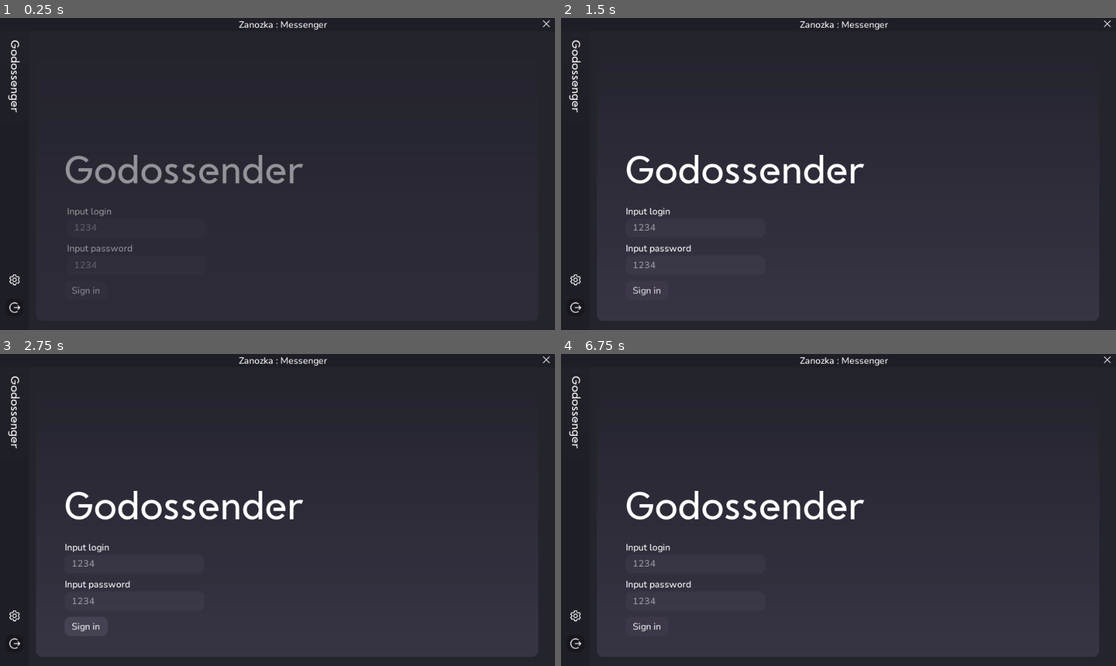
Above: before the commit, frames 1-4 (two rows, left to right).
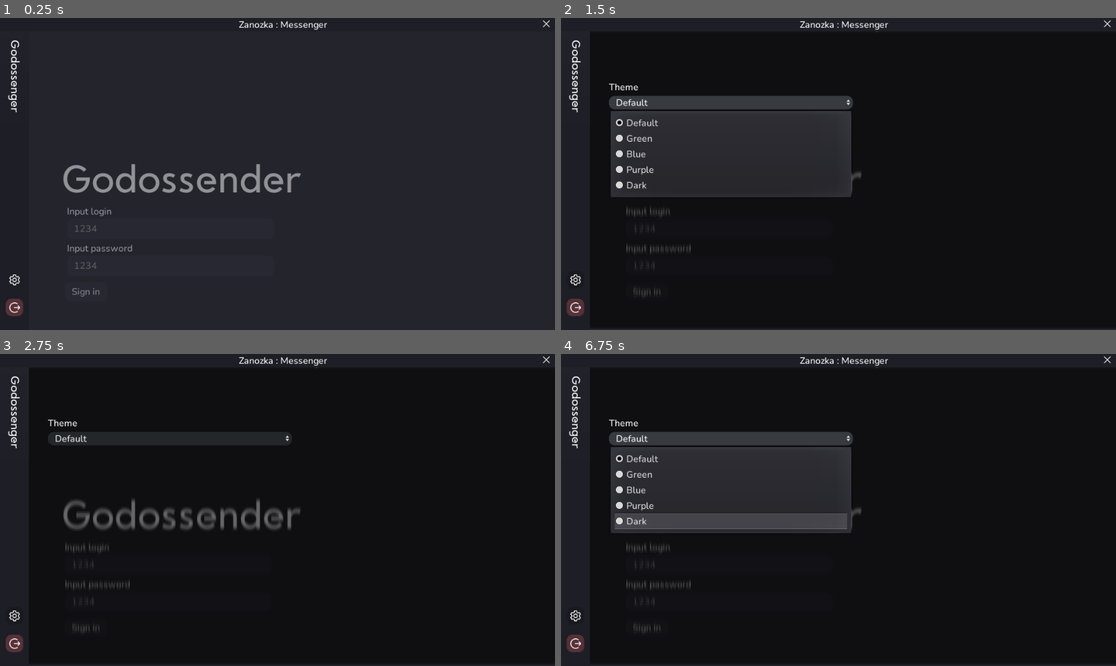
Above: after the commit, the same moments.

Repository: H3XAGON3ST-Games/GDMessenger
Game: Godot game, scene res://scenes/main/Main.tscn
Two runs of this game, one before a commit and one after it. Both use one fixed random seed, a clock stepped at 60 frames per second and the inputs below.
Inputs (mouse positions are in pixels of both pictures, inside the frame that each line leads up to):
- Up to frame 1 (0.25 s): no input
- Up to frame 2 (1.5 s): click (577, 280) at 0.5 s; click (733, 102) at 1.25 s, where only the run after the commit has a clickable "Default"
- Up to frame 3 (2.75 s): click "Sign in" at 2 s
- Up to frame 4 (6.75 s): click "Sign in" at 2.75 s; click (733, 438) at 3.5 s, where only the run after the commit has a clickable "Default"; click "Sign in" at 4.25 s; click (733, 438) at 5 s, where only the run after the commit has a clickable "Default"; tap Enter at 5.75 s; move the mouse to (827, 360) at 5.77 s; click (827, 360) at 5.92 s; tap Space at 6.5 s; move the mouse to (727, 525) at 6.52 s; click (727, 525) at 6.67 s

The runs differ from the first frame. In frame 1, 2.3% of the frame differs, in the area x 1-55%, y 43-96%; in frame 2, 77%; in frame 3, 86%, in the area x 1-100%, y 4-99%; in frame 4, 77%.

Commit message:
update v0.0.3
fix bugs
add shortcut
add settings menu

Diff:
--- a/global/singleton/Global.gd
+++ b/global/singleton/Global.gd
@@ -1,6 +1,19 @@
 extends Node
 
 const version : String = "0.0.2"
+
+var gui
+
+#var gui_ready := false setget set_gui_ready
+#func set_gui_ready(value):
+#	gui_ready = value
+#	gui = get_tree().get_root().get_node_or_null("GUI")
+#	print(gui)
+
+
+
+func _ready():
+	pass
 
 func save_data():
 	print("save data")
--- a/project.godot
+++ b/project.godot
@@ -41,6 +41,14 @@
 
 common/drop_mouse_on_gui_input_disabled=true
 
+[input]
+
+ui_esc={
+"deadzone": 0.5,
+"events": [ Object(InputEventKey,"resource_local_to_scene":false,"resource_name":"","device":0,"alt":false,"shift":false,"control":false,"meta":false,"command":false,"pressed":false,"scancode":0,"physical_scancode":16777217,"unicode":0,"echo":false,"script":null)
+ ]
+}
+
 [physics]
 
 common/enable_pause_aware_picking=true
--- a/scenes/Controls/GUI/GUI.gd
+++ b/scenes/Controls/GUI/GUI.gd
@@ -4,18 +4,33 @@
 onready var friends_menu := $"%friends_menu"
 onready var chat := $"%chat"
 
+onready var options := $options
+
 onready var root_container := $root_container
 onready var main_container := $root_container/main_container
 
 onready var button_logout := $root_container/main_container/functional_menu/back/button_logout
+onready var button_settings := $"%button_settings"
+
+onready var shortcut_esc := InputEventAction.new()
 
 var is_authorized : bool = false
-var is_login_animated : bool = false
-var is_main_animated : bool = false
+
+var is_on_menu : bool = false setget set_menu_state
+func set_menu_state(value):
+	is_on_menu = value
+	if value == true:
+		button_settings.shortcut.shortcut = shortcut_esc
+		return
+	button_settings.shortcut.shortcut = null
 
 func _ready():
 	set_visible_main_gui(false)
+	options.visible = false
 	button_logout.disabled = true
+
+	shortcut_esc.action = "ui_esc"
+
 
 func set_authorize_state(state: bool):
 	is_authorized = state
@@ -26,12 +41,14 @@
 	friends_menu.visible = value
 	chat.visible = value
 
+func set_color(value: Color):
+	$ColorRect.color = value
+
 # После авторизации
 # True для is_authorized и false для disabled у кнопки logout, проигрывание lp_off
 # lp_off - скрытие login_password
 func _on_login_password_authorized():
 	set_authorize_state(true)
-
 	login_password.play_animation("lp_off")
 
 # После проигрывания lp_off, включение видимости main элементов, проигрывание m_on
--- a/scenes/Controls/GUI/GUI.tscn
+++ b/scenes/Controls/GUI/GUI.tscn
@@ -11,9 +11,10 @@
 [ext_resource path="res://scenes/Controls/GUI/GUI.gd" type="Script" id=9]
 [ext_resource path="res://scenes/Controls/GUI/login_password.gd" type="Script" id=10]
 [ext_resource path="res://scenes/Controls/GUI/main_container.gd" type="Script" id=11]
-
-[sub_resource type="StyleBoxFlat" id=5]
-bg_color = Color( 0, 0, 0, 0.231373 )
+[ext_resource path="res://scenes/Controls/GUI/options.gd" type="Script" id=12]
+
+[sub_resource type="StyleBoxFlat" id=35]
+bg_color = Color( 0.878431, 0.372549, 0.372549, 0.290196 )
 corner_radius_top_left = 10
 corner_radius_top_right = 10
 corner_radius_bottom_right = 10
@@ -32,6 +33,14 @@
 
 [sub_resource type="StyleBoxFlat" id=15]
 bg_color = Color( 0.482353, 0.470588, 0.560784, 0.0941176 )
+corner_radius_top_left = 10
+corner_radius_top_right = 10
+corner_radius_bottom_right = 10
+corner_radius_bottom_left = 10
+corner_detail = 4
+
+[sub_resource type="StyleBoxFlat" id=5]
+bg_color = Color( 0.0588235, 0.0588235, 0.0588235, 0.290196 )
 corner_radius_top_left = 10
 corner_radius_top_right = 10
 corner_radius_bottom_right = 10
@@ -49,6 +58,26 @@
 corner_radius_bottom_left = 10
 corner_detail = 4
 
+[sub_resource type="StyleBoxEmpty" id=30]
+
+[sub_resource type="StyleBoxFlat" id=29]
+content_margin_left = 12.0
+bg_color = Color( 0.411765, 0.45098, 0.470588, 0.231373 )
+corner_radius_top_left = 10
+corner_radius_top_right = 10
+corner_radius_bottom_right = 10
+corner_radius_bottom_left = 10
+corner_detail = 3
+
+[sub_resource type="StyleBoxFlat" id=31]
+content_margin_left = 12.0
+bg_color = Color( 0.411765, 0.45098, 0.470588, 0.447059 )
+corner_radius_top_left = 10
+corner_radius_top_right = 10
+corner_radius_bottom_right = 10
+corner_radius_bottom_left = 10
+corner_detail = 3
+
 [sub_resource type="StyleBoxFlat" id=8]
 bg_color = Color( 0, 0, 0, 0.152941 )
 border_width_top = 190
@@ -61,13 +90,17 @@
 
 [sub_resource type="Theme" id=1]
 default_font = SubResource( 2 )
-Button/styles/disabled = SubResource( 5 )
+Button/styles/disabled = SubResource( 35 )
 Button/styles/focus = SubResource( 7 )
 Button/styles/hover = SubResource( 4 )
 Button/styles/normal = SubResource( 15 )
 Button/styles/pressed = SubResource( 5 )
 LineEdit/styles/focus = SubResource( 25 )
 LineEdit/styles/normal = SubResource( 24 )
+OptionButton/styles/focus = SubResource( 30 )
+OptionButton/styles/hover = SubResource( 29 )
+OptionButton/styles/normal = SubResource( 29 )
+OptionButton/styles/pressed = SubResource( 31 )
 Panel/styles/panel = SubResource( 8 )
 
 [sub_resource type="StyleBoxFlat" id=13]
@@ -194,6 +227,18 @@
 "update": 0,
 "values": [ Vector2( 0, 26 ) ]
 }
+tracks/11/type = "value"
+tracks/11/path = NodePath("name:rect_position")
+tracks/11/interp = 1
+tracks/11/loop_wrap = true
+tracks/11/imported = false
+tracks/11/enabled = true
+tracks/11/keys = {
+"times": PoolRealArray( 0 ),
+"transitions": PoolRealArray( 1 ),
+"update": 0,
+"values": [ Vector2( 107, 215 ) ]
+}
 
 [sub_resource type="Animation" id=18]
 resource_name = "lp_off"
@@ -618,6 +663,11 @@
 
 [sub_resource type="StyleBoxEmpty" id=9]
 
+[sub_resource type="InputEventAction" id=38]
+
+[sub_resource type="ShortCut" id=37]
+shortcut = SubResource( 38 )
+
 [sub_resource type="DynamicFont" id=14]
 size = 20
 use_filter = true
@@ -631,6 +681,234 @@
 corner_radius_bottom_left = 10
 corner_detail = 4
 
+[sub_resource type="Animation" id=32]
+length = 0.001
+tracks/0/type = "bezier"
+tracks/0/path = NodePath(".:modulate:r")
+tracks/0/interp = 1
+tracks/0/loop_wrap = true
+tracks/0/imported = false
+tracks/0/enabled = true
+tracks/0/keys = {
+"points": PoolRealArray( 1, -0.25, 0, 0.25, 0 ),
+"times": PoolRealArray( 0 )
+}
+tracks/1/type = "bezier"
+tracks/1/path = NodePath(".:modulate:g")
+tracks/1/interp = 1
+tracks/1/loop_wrap = true
+tracks/1/imported = false
+tracks/1/enabled = true
+tracks/1/keys = {
+"points": PoolRealArray( 1, -0.25, 0, 0.25, 0 ),
+"times": PoolRealArray( 0 )
+}
+tracks/2/type = "bezier"
+tracks/2/path = NodePath(".:modulate:b")
+tracks/2/interp = 1
+tracks/2/loop_wrap = true
+tracks/2/imported = false
+tracks/2/enabled = true
+tracks/2/keys = {
+"points": PoolRealArray( 1, -0.25, 0, 0.25, 0 ),
+"times": PoolRealArray( 0 )
+}
+tracks/3/type = "bezier"
+tracks/3/path = NodePath(".:modulate:a")
+tracks/3/interp = 1
+tracks/3/loop_wrap = true
+tracks/3/imported = false
+tracks/3/enabled = true
+tracks/3/keys = {
+"points": PoolRealArray( 1, -0.25, 0, 0.25, 0 ),
+"times": PoolRealArray( 0 )
+}
+tracks/4/type = "value"
+tracks/4/path = NodePath("../root_container/main_container/functional_menu/back/button_settings:disabled")
+tracks/4/interp = 1
+tracks/4/loop_wrap = true
+tracks/4/imported = false
+tracks/4/enabled = true
+tracks/4/keys = {
+"times": PoolRealArray( 0 ),
+"transitions": PoolRealArray( 1 ),
+"update": 0,
+"values": [ false ]
+}
+tracks/5/type = "value"
+tracks/5/path = NodePath(".:visible")
+tracks/5/interp = 1
+tracks/5/loop_wrap = true
+tracks/5/imported = false
+tracks/5/enabled = true
+tracks/5/keys = {
+"times": PoolRealArray( 0 ),
+"transitions": PoolRealArray( 1 ),
+"update": 0,
+"values": [ true ]
+}
+
+[sub_resource type="Animation" id=33]
+resource_name = "off"
+tracks/0/type = "bezier"
+tracks/0/path = NodePath(".:modulate:r")
+tracks/0/interp = 1
+tracks/0/loop_wrap = true
+tracks/0/imported = false
+tracks/0/enabled = true
+tracks/0/keys = {
+"points": PoolRealArray( 1, -0.25, 0, 0.25, 0, 1, -0.25, 0, 0.25, 0 ),
+"times": PoolRealArray( 0, 1 )
+}
+tracks/1/type = "bezier"
+tracks/1/path = NodePath(".:modulate:g")
+tracks/1/interp = 1
+tracks/1/loop_wrap = true
+tracks/1/imported = false
+tracks/1/enabled = true
+tracks/1/keys = {
+"points": PoolRealArray( 1, -0.25, 0, 0.25, 0, 1, -0.25, 0, 0.25, 0 ),
+"times": PoolRealArray( 0, 1 )
+}
+tracks/2/type = "bezier"
+tracks/2/path = NodePath(".:modulate:b")
+tracks/2/interp = 1
+tracks/2/loop_wrap = true
+tracks/2/imported = false
+tracks/2/enabled = true
+tracks/2/keys = {
+"points": PoolRealArray( 1, -0.25, 0, 0.25, 0, 1, -0.25, 0, 0.25, 0 ),
+"times": PoolRealArray( 0, 1 )
+}
+tracks/3/type = "bezier"
+tracks/3/path = NodePath(".:modulate:a")
+tracks/3/interp = 1
+tracks/3/loop_wrap = true
+tracks/3/imported = false
+tracks/3/enabled = true
+tracks/3/keys = {
+"points": PoolRealArray( 1, -0.25, 0, 0.25, 0, 0, -1, 0, 0.25, 0 ),
+"times": PoolRealArray( 0, 1 )
+}
+tracks/4/type = "value"
+tracks/4/path = NodePath("../root_container/main_container/functional_menu/back/button_settings:disabled")
+tracks/4/interp = 1
+tracks/4/loop_wrap = true
+tracks/4/imported = false
+tracks/4/enabled = true
+tracks/4/keys = {
+"times": PoolRealArray( 0, 1 ),
+"transitions": PoolRealArray( 1, 1 ),
+"update": 1,
+"values": [ true, false ]
+}
+tracks/5/type = "value"
+tracks/5/path = NodePath(".:visible")
+tracks/5/interp = 1
+tracks/5/loop_wrap = true
+tracks/5/imported = false
+tracks/5/enabled = true
+tracks/5/keys = {
+"times": PoolRealArray( 0, 1 ),
+"transitions": PoolRealArray( 1, 1 ),
+"update": 1,
+"values": [ true, false ]
+}
+
+[sub_resource type="Animation" id=34]
+resource_name = "on"
+tracks/0/type = "value"
+tracks/0/path = NodePath("../root_container/main_container/functional_menu/back/button_settings:disabled")
+tracks/0/interp = 1
+tracks/0/loop_wrap = true
+tracks/0/imported = false
+tracks/0/enabled = true
+tracks/0/keys = {
+"times": PoolRealArray( 0, 1 ),
+"transitions": PoolRealArray( 1, 1 ),
+"update": 1,
+"values": [ true, false ]
+}
+tracks/1/type = "bezier"
+tracks/1/path = NodePath(".:modulate:r")
+tracks/1/interp = 1
+tracks/1/loop_wrap = true
+tracks/1/imported = false
+tracks/1/enabled = true
+tracks/1/keys = {
+"points": PoolRealArray( 1, -0.25, 0, 0.25, 0, 1, -0.25, 0, 0.25, 0 ),
+"times": PoolRealArray( 0, 1 )
+}
+tracks/2/type = "bezier"
+tracks/2/path = NodePath(".:modulate:g")
+tracks/2/interp = 1
+tracks/2/loop_wrap = true
+tracks/2/imported = false
+tracks/2/enabled = true
+tracks/2/keys = {
+"points": PoolRealArray( 1, -0.25, 0, 0.25, 0, 1, -0.25, 0, 0.25, 0 ),
+"times": PoolRealArray( 0, 1 )
+}
+tracks/3/type = "bezier"
+tracks/3/path = NodePath(".:modulate:b")
+tracks/3/interp = 1
+tracks/3/loop_wrap = true
+tracks/3/imported = false
+tracks/3/enabled = true
+tracks/3/keys = {
+"points": PoolRealArray( 1, -0.25, 0, 0.25, 0, 1, -0.25, 0, 0.25, 0 ),
+"times": PoolRealArray( 0, 1 )
+}
+tracks/4/type = "bezier"
+tracks/4/path = NodePath(".:modulate:a")
+tracks/4/interp = 1
+tracks/4/loop_wrap = true
+tracks/4/imported = false
+tracks/4/enabled = true
+tracks/4/keys = {
+"points": PoolRealArray( 0, -0.25, 0, 0.25, 0, 1, -1, 0, 0, 0 ),
+"times": PoolRealArray( 0, 1 )
+}
+tracks/5/type = "value"
+tracks/5/path = NodePath(".:visible")
+tracks/5/interp = 1
+tracks/5/loop_wrap = true
+tracks/5/imported = false
+tracks/5/enabled = true
+tracks/5/keys = {
+"times": PoolRealArray( 0 ),
+"transitions": PoolRealArray( 1 ),
+"update": 1,
+"values": [ true ]
+}
+
+[sub_resource type="StyleBoxFlat" id=28]
+bg_color = Color( 0, 0, 0, 0.592157 )
+
+[sub_resource type="Shader" id=26]
+code = "shader_type canvas_item;
+
+render_mode blend_mix;
+
+uniform float size = 2;
+void fragment() {
+	vec2 uv = SCREEN_UV;
+	vec3 col = texture(SCREEN_TEXTURE, uv).xyz * 0.16;
+    col += texture(SCREEN_TEXTURE, uv + vec2(0.0, SCREEN_PIXEL_SIZE.y)).xyz * 0.15;
+    col += texture(SCREEN_TEXTURE, uv + vec2(0.0, -SCREEN_PIXEL_SIZE.y)).xyz * 0.15;
+    col += texture(SCREEN_TEXTURE, uv + vec2(0.0, 3.0 * SCREEN_PIXEL_SIZE.y)).xyz * 0.12;
+    col += texture(SCREEN_TEXTURE, uv + vec2(0.0, 3.0 * -SCREEN_PIXEL_SIZE.y)).xyz * 0.12;
+    col += texture(SCREEN_TEXTURE, uv + vec2(0.0, 4.0 * SCREEN_PIXEL_SIZE.y)).xyz * 0.09;
+    col += texture(SCREEN_TEXTURE, uv + vec2(0.0, 4.0 * -SCREEN_PIXEL_SIZE.y)).xyz * 0.09;
+    col += texture(SCREEN_TEXTURE, uv + vec2(0.0, 5.0 * SCREEN_PIXEL_SIZE.y)).xyz * 0.05;
+    col += texture(SCREEN_TEXTURE, uv + vec2(0.0, 5.0 * -SCREEN_PIXEL_SIZE.y)).xyz * 0.05;
+    COLOR.xyz = col;
+}"
+
+[sub_resource type="ShaderMaterial" id=27]
+shader = SubResource( 26 )
+shader_param/size = 4.131
+
 [node name="GUI" type="Control"]
 anchor_right = 1.0
 anchor_bottom = 1.0
@@ -644,10 +922,11 @@
 color = Color( 0, 0, 0, 0 )
 
 [node name="login_password" type="Control" parent="."]
-anchor_top = 0.048
 anchor_right = 1.0
 anchor_bottom = 1.0
-margin_top = 0.0799999
+margin_top = 26.0
+margin_right = 960.0
+margin_bottom = 540.0
 script = ExtResource( 10 )
 
 [node name="back" type="Panel" parent="login_password"]
@@ -661,16 +940,16 @@
 custom_styles/panel = SubResource( 13 )
 
 [node name="input_login" type="LineEdit" parent="login_password"]
-anchor_left = 0.116146
-anchor_top = 0.624514
-anchor_right = 0.367188
-anchor_bottom = 0.688716
-margin_right = -0.000488281
+anchor_left = 0.117
+anchor_top = 0.619
+anchor_right = 0.117
+anchor_bottom = 0.619
+margin_left = -113.14
+margin_top = -331.426
+margin_right = 244.86
+margin_bottom = -295.426
 max_length = 20
 placeholder_text = "1234"
-__meta__ = {
-"_edit_use_anchors_": true
-}
 
 [node name="text" type="Label" parent="login_password/input_login"]
 margin_top = -24.0
@@ -679,11 +958,14 @@
 text = "Input login"
 
 [node name="input_password" type="LineEdit" parent="login_password"]
-anchor_left = 0.116146
-anchor_top = 0.749027
-anchor_right = 0.367188
-anchor_bottom = 0.81323
-margin_right = -0.000549316
+anchor_left = 0.116
+anchor_top = 0.734889
+anchor_right = 0.116
+anchor_bottom = 0.734889
+margin_left = -111.22
+margin_top = -389.573
+margin_right = 246.78
+margin_bottom = -353.573
 secret = true
 placeholder_text = "1234"
 __meta__ = {
@@ -703,11 +985,11 @@
 anims/lp_on = SubResource( 19 )
 
 [node name="name" type="Label" parent="login_password"]
-anchor_left = 0.115625
-anchor_top = 0.38716
-anchor_right = 0.547917
-anchor_bottom = 0.538911
-margin_right = 3.05176e-05
+anchor_left = 0.0557292
+anchor_top = 0.203985
+anchor_right = 0.280729
+anchor_bottom = 0.278889
+margin_bottom = -0.949493
 custom_fonts/font = SubResource( 20 )
 text = "Godossender"
 __meta__ = {
@@ -716,19 +998,10 @@
 
 [node name="sign" type="Button" parent="login_password"]
 margin_left = 112.0
-margin_top = 429.0
+margin_top = 431.0
 margin_right = 186.0
-margin_bottom = 462.0
+margin_bottom = 464.0
 text = "Sign in"
-
-[node name="options" type="Control" parent="."]
-visible = false
-anchor_top = 0.0481481
-anchor_right = 1.0
-anchor_bottom = 1.0
-__meta__ = {
-"_edit_use_anchors_": true
-}
 
 [node name="accept" type="Control" parent="."]
 visible = false
@@ -843,6 +1116,7 @@
 texture = ExtResource( 3 )
 
 [node name="button_settings" type="Button" parent="root_container/main_container/functional_menu/back"]
+unique_name_in_owner = true
 anchor_left = 0.5
 anchor_top = 0.953
 anchor_right = 0.5
@@ -852,6 +1126,9 @@
 margin_right = 15.0
 margin_bottom = -47.842
 custom_styles/normal = SubResource( 9 )
+toggle_mode = true
+shortcut_in_tooltip = false
+shortcut = SubResource( 37 )
 
 [node name="texture" type="TextureRect" parent="root_container/main_container/functional_menu/back/button_settings"]
 anchor_right = 1.0
@@ -990,6 +1267,58 @@
 margin_bottom = 499.0
 rect_min_size = Vector2( 0, 60 )
 
+[node name="options" type="Control" parent="."]
+anchor_top = 0.0481481
+anchor_right = 1.0
+anchor_bottom = 1.0
+mouse_filter = 2
+script = ExtResource( 12 )
+__meta__ = {
+"_edit_use_anchors_": true
+}
+
+[node name="o_animation" type="AnimationPlayer" parent="options"]
+playback_speed = 3.0
+anims/RESET = SubResource( 32 )
+anims/off = SubResource( 33 )
+anims/on = SubResource( 34 )
+
+[node name="Panel" type="Panel" parent="options"]
+margin_left = 50.0
+margin_top = -3.0
+margin_right = 960.0
+margin_bottom = 512.0
+custom_styles/panel = SubResource( 28 )
+
+[node name="shader" type="ColorRect" parent="options/Panel"]
+material = SubResource( 27 )
+anchor_right = 1.0
+anchor_bottom = 1.0
+
+[node name="ScrollContainer" type="ScrollContainer" parent="options"]
+anchor_left = 0.0864583
+anchor_top = 0.159533
+anchor_right = 0.526042
+anchor_bottom = 0.875486
+__meta__ = {
+"_edit_use_anchors_": true
+}
+
+[node name="VBoxContainer" type="VBoxContainer" parent="options/ScrollContainer"]
+margin_right = 422.0
+margin_bottom = 50.0
+size_flags_horizontal = 3
+
+[node name="theme_text" type="Label" parent="options/ScrollContainer/VBoxContainer"]
+margin_right = 422.0
+margin_bottom = 23.0
+text = "Theme"
+
+[node name="theme_settings" type="OptionButton" parent="options/ScrollContainer/VBoxContainer"]
+margin_top = 27.0
+margin_right = 422.0
+margin_bottom = 50.0
+
 [connection signal="finish_animated" from="login_password" to="." method="_on_login_password_animated"]
 [connection signal="login_passed" from="login_password" to="." method="_on_login_password_authorized"]
 [connection signal="animation_finished" from="login_password/lp_animation" to="login_password" method="_on_lp_animation_finished"]
@@ -999,3 +1328,5 @@
 [connection signal="animated_hide" from="root_container/main_container" to="." method="_on_main_container_animated_hide"]
 [connection signal="animation_finished" from="root_container/main_container/main_animation" to="root_container/main_container" method="_on_main_animation_finished"]
 [connection signal="pressed" from="root_container/main_container/functional_menu/back/button_logout" to="." method="_on_button_logout_pressed"]
+[connection signal="toggled" from="root_container/main_container/functional_menu/back/button_settings" to="options" method="_on_button_settings_toggled"]
+[connection signal="item_selected" from="options/ScrollContainer/VBoxContainer/theme_settings" to="options" method="_on_theme_settings_item_selected"]
--- /dev/null
+++ b/scenes/Controls/GUI/options.gd
@@ -0,0 +1,37 @@
+extends Control
+
+onready var theme_settings := $ScrollContainer/VBoxContainer/theme_settings
+
+const color_list := {
+	"Default" : Color("00000000"),
+	"Green" : Color("331e492c"),
+	"Blue" : Color("331e4149"),
+	"Purple" : Color("332d1e49"),
+	"Dark" : Color("ae000000")
+}
+
+func _ready():
+	_configure_theme_settings()
+
+func _configure_theme_settings():
+	theme_settings.add_item("Default", 0)
+	theme_settings.add_item("Green", 1)
+	theme_settings.add_item("Blue", 2)
+	theme_settings.add_item("Purple", 3)
+	theme_settings.add_item("Dark", 4)
+
+
+func _on_theme_settings_item_selected(index):
+	var color = theme_settings.get_item_text(index)
+	Global.gui.set_color(color_list[color])
+
+func play_animation(anim_name: String):
+	$o_animation.play(anim_name)
+
+func _on_button_settings_toggled(button_pressed):
+	if button_pressed == true:
+		play_animation("on")
+		Global.gui.is_on_menu = true
+	else:
+		play_animation("off")
+		Global.gui.is_on_menu = false
--- a/scenes/main/Main.gd
+++ b/scenes/main/Main.gd
@@ -11,6 +11,9 @@
 		return
 	add_scene(client_scene)
 
+	Global.gui = get_child(0)
+	print(Global.gui)
+
 func add_scene(scene: PackedScene): # Добавление сцены в дерево
 	if scene == null:  # Проверка на наличие сцены
 		Global.save_and_exit()
Not shown: 1 places in scenes/Controls/GUI/GUI.tscn that only renumber resources
